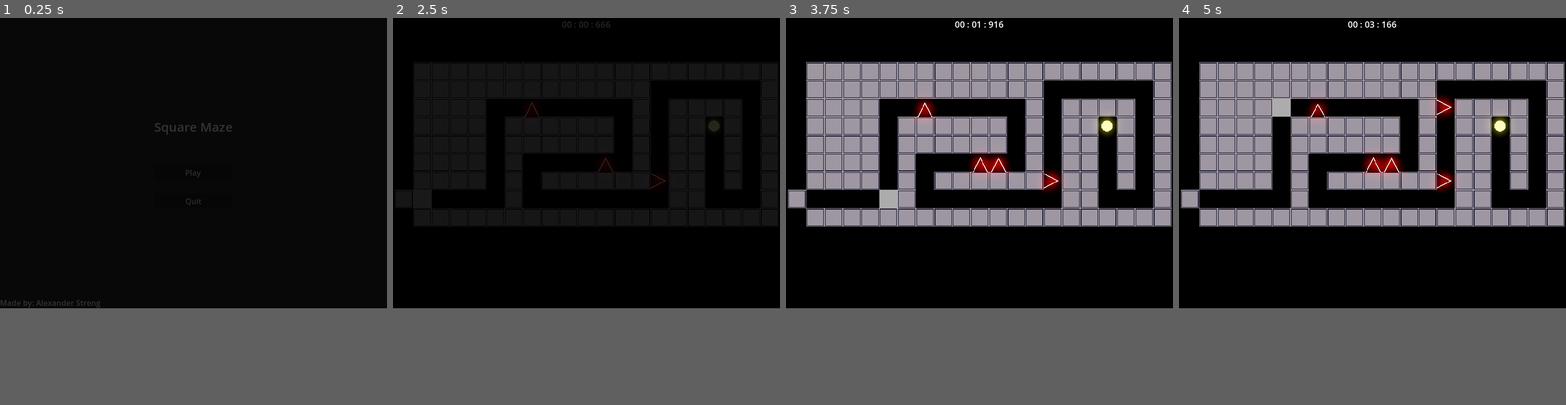
Above: before the commit, frames 1-4 (left to right).
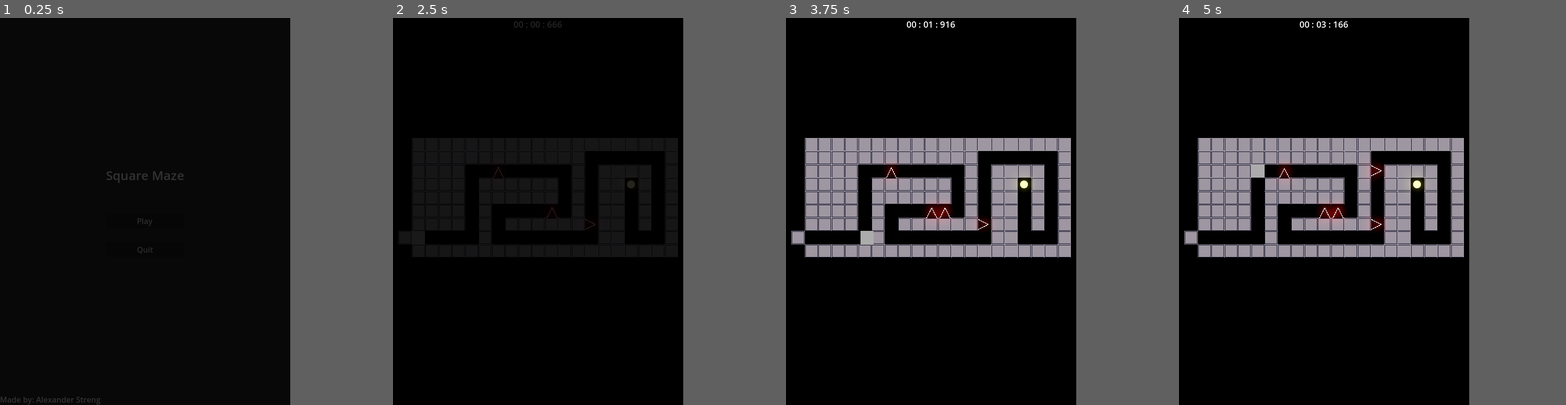
Above: after the commit, the same moments.

Repository: warriormaster12/SquareMaze
Game: Godot game, scene res://levels/main_menu.tscn
Same seed, same stepped clock (60 frames per second), same inputs: the game is played once before the commit and once after it. Sound files missing from this copy of the repository are replaced by a short silence.
Inputs (mouse positions are in pixels of both pictures, inside the frame that each line leads up to):
- Up to frame 1 (0.25 s): no input
- Up to frame 2 (2.5 s): click "Play" at 0.5 s; click "Play" at 1.25 s; move the mouse to (671, 149) at 2.02 s; tap S (move_d) at 2.1 s; click (671, 149) at 2.17 s
- Up to frame 3 (3.75 s): move the mouse to (902, 176) at 2.77 s; tap A (move_l) at 2.85 s; click (902, 176) at 2.92 s; move the mouse to (1018, 99) at 3.52 s; tap D (move_r) at 3.6 s; click (1018, 99) at 3.67 s
- Up to frame 4 (5 s): move the mouse to (1353, 219) at 4.27 s; tap W (move_u) at 4.35 s; click (1353, 219) at 4.42 s
The window is 800x600 before the commit and 600x800 after it. Grey fills any space a smaller window leaves; there, only what the larger window draws over its background counts as a difference.

The runs differ from the first frame. In frame 1, 0.6% of the frame differs, in the area x 0-60%, y 27-100%; in frame 2, 0.6%; in frame 3, 30%; in frame 4, 31%, in the area x 0-100%, y 0-62%.

Commit message:
Add android support

Diff:
--- /dev/null
+++ b/custom_nodes/SwipeScreenButton.gd
@@ -0,0 +1,39 @@
+extends TouchScreenButton
+
+class_name SwipeScreenButton
+
+var on_area:bool = false
+
+
+func _ready():
+	self.pressed.connect(_on_pressed)
+	self.released.connect(_on_released)
+	self.shape.size = get_window().size as Vector2
+	self.position = get_window().size * 0.5
+
+
+func get_swipe_direction(swipe, swipe_margin) -> Vector2:
+	var swipe_direction: Vector2 = Vector2.ZERO
+
+	if swipe.x >= -swipe_margin and swipe.x <= swipe_margin and swipe.y >= swipe_margin:
+		swipe_direction = Vector2.DOWN
+
+	if swipe.x >= -swipe_margin and swipe.x <= swipe_margin and swipe.y <= -swipe_margin:
+		swipe_direction = Vector2.UP
+
+	if swipe.y >= -swipe_margin and swipe.y <= swipe_margin and swipe.x >= swipe_margin:
+		swipe_direction = Vector2.RIGHT
+
+	if swipe.y >= -swipe_margin and swipe.y <= swipe_margin and swipe.x <= -swipe_margin:
+		swipe_direction = Vector2.LEFT
+
+	if on_area == true:
+		return swipe_direction
+	return Vector2.ZERO
+
+func _on_pressed() -> void:
+	on_area = true
+
+
+func _on_released() -> void:
+	on_area = false
--- /dev/null
+++ b/game_objects/player/SwipeDetector.gd
@@ -0,0 +1,38 @@
+extends Node
+
+@export var max_diagonal_slope: float = 1.3
+@onready var timer: Timer = $Timer
+var swipe_start_position: Vector2 = Vector2.ZERO
+# Called when the node enters the scene tree for the first time.
+
+signal swiped(direction: Vector2)
+signal swipe_cancelled(start_position: Vector2)
+
+func _ready() -> void:
+	timer.timeout.connect(_on_timeout)
+
+
+func _input(event: InputEvent) -> void:
+	if not event is InputEventScreenTouch:
+		return
+	if event.is_pressed():
+		start_detection(event.position)
+	elif not timer.is_stopped():
+		end_detection(event.position)
+
+func start_detection(position: Vector2) -> void:
+	swipe_start_position = position
+	timer.start()
+
+func end_detection(position: Vector2) -> void:
+	timer.stop()
+	var direction:Vector2 = position.direction_to(swipe_start_position).normalized()
+	if abs(direction.x) + abs(direction.y) >= max_diagonal_slope:
+		return
+	if abs(direction.x) > abs(direction.y):
+		swiped.emit(Vector2(-sign(direction.x), 0.0))
+	else:
+		swiped.emit(Vector2(0.0, -sign(direction.y)))
+
+func _on_timeout() -> void:
+	swipe_cancelled.emit(swipe_start_position)
--- a/game_objects/player/player.tscn
+++ b/game_objects/player/player.tscn
@@ -1,10 +1,11 @@
-[gd_scene load_steps=14 format=3 uid="uid://dwu7uyfy2nfas"]
+[gd_scene load_steps=15 format=3 uid="uid://dwu7uyfy2nfas"]
 
 [ext_resource type="Script" path="res://game_objects/player/player_controller.gd" id="1_fgduw"]
 [ext_resource type="Texture2D" uid="uid://jdy1vswrs07x" path="res://assets/sprites/player_sprite.png" id="2_lvr81"]
 [ext_resource type="Shader" path="res://assets/shaders/sprite_glow.gdshader" id="2_sb180"]
 [ext_resource type="AudioStream" uid="uid://bx8nxo51s3xga" path="res://assets/sfx/dash.wav" id="4_3hidd"]
 [ext_resource type="PackedScene" uid="uid://bwnna31p6367v" path="res://game_objects/player/player_hud.tscn" id="5_vhu0q"]
+[ext_resource type="PackedScene" uid="uid://betg478sb3gs5" path="res://game_objects/player/swipe_detector.tscn" id="6_rgppa"]
 
 [sub_resource type="FastNoiseLite" id="FastNoiseLite_7u7qi"]
 
@@ -149,3 +150,7 @@
 [node name="CanvasLayer" type="CanvasLayer" parent="."]
 
 [node name="PlayerHUD" parent="CanvasLayer" instance=ExtResource("5_vhu0q")]
+
+[node name="SwipeDetector" parent="." instance=ExtResource("6_rgppa")]
+
+[connection signal="swiped" from="SwipeDetector" to="." method="_on_swipe_detector_swiped"]
--- a/game_objects/player/player_controller.gd
+++ b/game_objects/player/player_controller.gd
@@ -3,6 +3,7 @@
 
 @export var speed:float = 300
 @export var ray_length: float = 1000
+@export var swipe_button: SwipeScreenButton = null
 
 @onready var player_sprite: Sprite2D = $PlayerSprite
 @onready var ray_down: RayCast2D = $DownRay
@@ -23,19 +24,18 @@
 signal on_level_finished
 
 func _ready() -> void:
-	ray_down.target_position *= (player_sprite.texture.get_width() * 0.5)
-	ray_up.target_position *= (player_sprite.texture.get_width() * 0.5)
-	ray_left.target_position *= (player_sprite.texture.get_width() * 0.5)
-	ray_right.target_position *= (player_sprite.texture.get_width() * 0.5)
+	ray_down.target_position *= (player_sprite.texture.get_width() * 0.7)
+	ray_up.target_position *= (player_sprite.texture.get_width() * 0.7)
+	ray_left.target_position *= (player_sprite.texture.get_width() * 0.7)
+	ray_right.target_position *= (player_sprite.texture.get_width() * 0.7)
 
-func _process(_delta: float) -> void:
+
+func _physics_process(delta: float) -> void:
 	if selected_ray:
 		if selected_ray.is_colliding():
 			var next_pos: Vector2 = selected_ray.get_collision_point() + selected_ray.get_collision_normal() * (player_sprite.texture.get_width() * 0.5)
 			global_position = next_pos
 			direction = Vector2.ZERO
-
-func _physics_process(delta: float) -> void:
 	if direction.length() == 0 && can_move:
 		if Input.is_action_just_pressed("move_r"):
 			if !ray_right.is_colliding():
@@ -80,3 +80,31 @@
 	anim_player.play("level_finished", -1, 2.0)
 	await anim_player.animation_finished
 	on_level_finished.emit()
+
+
+func _on_swipe_detector_swiped(dir: Vector2) -> void:
+	if direction.length() == 0 && can_move:
+		if dir.x == 1:
+			if !ray_right.is_colliding():
+				audio_player.play()
+				last_pos = global_position
+				selected_ray = ray_right
+				direction = dir
+		if dir.x == -1:
+			if !ray_left.is_colliding():
+				audio_player.play()
+				last_pos = global_position
+				selected_ray = ray_left
+				direction = dir
+		if dir.y == 1:
+			if !ray_down.is_colliding():
+				audio_player.play()
+				last_pos = global_position
+				selected_ray = ray_down
+				direction = dir
+		if dir.y == -1:
+			if !ray_up.is_colliding():
+				audio_player.play()
+				last_pos = global_position
+				selected_ray = ray_up
+				direction = dir
--- /dev/null
+++ b/game_objects/player/swipe_detector.tscn
@@ -0,0 +1,10 @@
+[gd_scene load_steps=2 format=3 uid="uid://betg478sb3gs5"]
+
+[ext_resource type="Script" path="res://game_objects/player/SwipeDetector.gd" id="1_0dcsa"]
+
+[node name="SwipeDetector" type="Node"]
+script = ExtResource("1_0dcsa")
+
+[node name="Timer" type="Timer" parent="."]
+wait_time = 0.15
+one_shot = true
--- a/levels/level1.tscn
+++ b/levels/level1.tscn
@@ -56,7 +56,7 @@
 
 [node name="Camera2D" type="Camera2D" parent="."]
 position = Vector2(-35.465, -63)
-zoom = Vector2(1.18, 1.18)
+zoom = Vector2(0.86, 0.86)
 
 [node name="WorldEnvironment" type="WorldEnvironment" parent="."]
 environment = SubResource("Environment_wbln6")
--- a/levels/level2.tscn
+++ b/levels/level2.tscn
@@ -69,7 +69,7 @@
 
 [node name="Camera2D" type="Camera2D" parent="."]
 position = Vector2(-79, 73)
-zoom = Vector2(0.85, 0.85)
+zoom = Vector2(0.655, 0.655)
 
 [node name="WorldEnvironment" type="WorldEnvironment" parent="."]
 environment = SubResource("Environment_ggy2i")
--- a/project.godot
+++ b/project.godot
@@ -17,8 +17,8 @@
 
 [display]
 
-window/size/viewport_width=800
-window/size/viewport_height=600
+window/size/viewport_width=600
+window/size/viewport_height=800
 window/size/mode=3
 window/stretch/mode="canvas_items"
 window/stretch/aspect="expand"
@@ -51,6 +51,10 @@
 ]
 }
 
+[input_devices]
+
+pointing/emulate_touch_from_mouse=true
+
 [physics]
 
 2d/run_on_separate_thread=true
@@ -59,5 +63,6 @@
 
 textures/canvas_textures/default_texture_filter=0
 renderer/rendering_method="mobile"
+textures/vram_compression/import_etc2_astc=true
 environment/defaults/default_clear_color=Color(0, 0, 0, 1)
 viewport/hdr_2d=true
